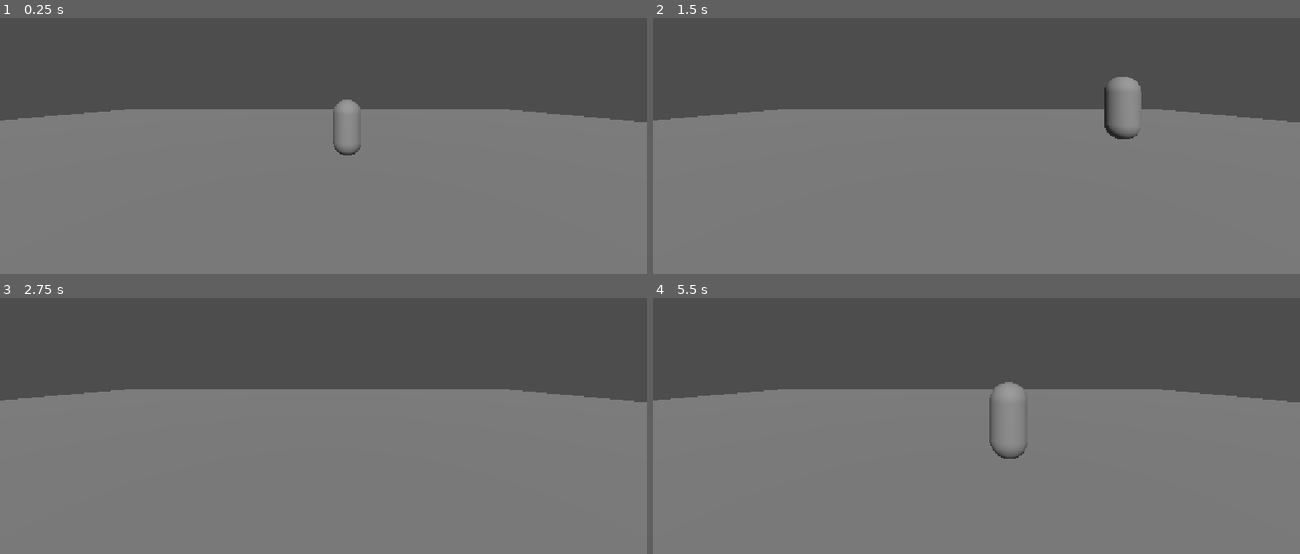
Above: before the commit, frames 1-4 (two rows, left to right).
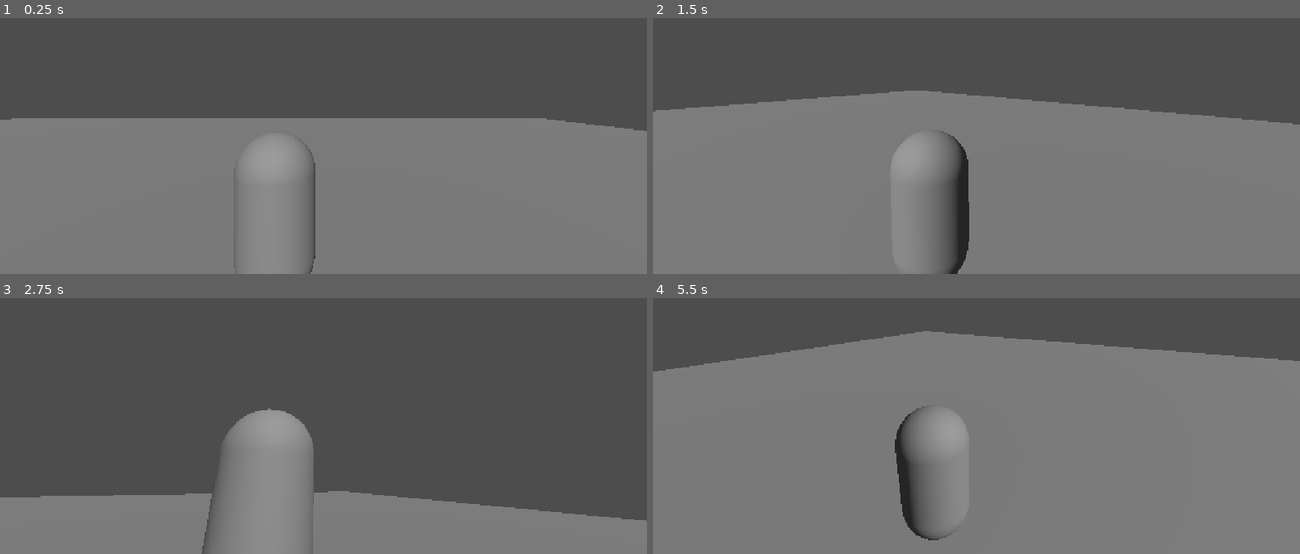
Above: after the commit, the same moments.

Repository: L2D0/3d-runntime-test
Game: Godot game, scene res://world.tscn
The game is run twice, just before and just after one commit, with the same random seed, the same clock (stepped at 60 frames per second) and the same inputs.
Inputs (mouse positions are in pixels of both pictures, inside the frame that each line leads up to):
- Up to frame 1 (0.25 s): no input
- Up to frame 2 (1.5 s): tap Enter at 0.5 s; move the mouse to (1118, 74) at 0.52 s; hold D (move_right) 0.53-1.28 s; tap Space (jump) at 0.77 s; move the mouse to (847, 110) at 1.27 s; hold S (move_back) from 1.28 s (still down)
- Up to frame 3 (2.75 s): tap Space (jump) at 1.52 s; move the mouse to (outside the picture) at 2.02 s; release S (move_back) at 2.03 s; hold D (move_right) from 2.03 s (still down)
- Up to frame 4 (5.5 s): move the mouse to (944, 443) at 2.77 s; release D (move_right) at 2.78 s; hold W (move_forward) 2.78-3.53 s; tap Space (jump) at 3.02, 3.77, 4.52 s; move the mouse to (1170, 426) at 3.52 s; hold A (move_left) 3.53-5.03 s; tap Escape (ui_cancel) at 4.15 s; move the mouse to (782, 318) at 4.27 s; move the mouse to (1008, 372) at 5.02 s; hold S (move_back) from 5.03 s (still down)

The runs differ from the first frame. In frame 1, 4.1% of the frame differs, in the area x 0-100%, y 31-100%; in frame 2, 6.3%; in frame 3, 39%, in the area x 0-100%, y 35-100%; in frame 4, 19%.

Commit message:
0.3
Shoulder camera added

Diff:
--- a/player.gd
+++ b/player.gd
@@ -2,6 +2,23 @@
 
 const SPEED = 5.0
 const JUMP_VELOCITY = 4.5
+const MOUSE_SENSITIVITY = 0.003
+
+@onready var pivot = $CameraPivot
+@onready var spring_arm = $CameraPivot/SpringArm3D
+
+func _ready():
+	Input.mouse_mode = Input.MOUSE_MODE_CAPTURED
+	spring_arm.add_excluded_object(get_rid())
+
+func _unhandled_input(event):
+	if event is InputEventMouseMotion and Input.mouse_mode == Input.MOUSE_MODE_CAPTURED:
+		pivot.rotation.y -= event.relative.x * MOUSE_SENSITIVITY
+		pivot.rotation.x -= event.relative.y * MOUSE_SENSITIVITY
+		pivot.rotation.x = clamp(pivot.rotation.x, deg_to_rad(-70), deg_to_rad(60))
+
+	if event.is_action_pressed("ui_cancel"):
+		Input.mouse_mode = Input.MOUSE_MODE_VISIBLE
 
 func _physics_process(delta):
 	if not is_on_floor():
@@ -11,7 +28,7 @@
 		velocity.y = JUMP_VELOCITY
 
 	var input_dir = Input.get_vector("move_left", "move_right", "move_forward", "move_back")
-	var direction = Vector3(input_dir.x, 0, input_dir.y)
+	var direction = Vector3(input_dir.x, 0, input_dir.y).rotated(Vector3.UP, pivot.rotation.y)
 	velocity.x = direction.x * SPEED
 	velocity.z = direction.z * SPEED
 
--- a/player.tscn
+++ b/player.tscn
@@ -14,3 +14,12 @@
 
 [node name="MeshInstance3D" type="MeshInstance3D" parent="." unique_id=1091058149]
 mesh = SubResource("CapsuleMesh_g4v7s")
+
+[node name="CameraPivot" type="Node3D" parent="." unique_id=1932564801]
+transform = Transform3D(1, 0, 0, 0, 1, 0, 0, 0, 1, 0, 1.5, 0)
+
+[node name="SpringArm3D" type="SpringArm3D" parent="CameraPivot" unique_id=916567558]
+transform = Transform3D(1, 0, 0, 0, 1, 0, 0, 0, 1, 0.6, 0, 0)
+spring_length = 3.0
+
+[node name="XRCamera3D" type="XRCamera3D" parent="CameraPivot/SpringArm3D" unique_id=503493915]
--- a/world.tscn
+++ b/world.tscn
@@ -16,8 +16,5 @@
 [node name="WorldEnvironment" type="WorldEnvironment" parent="." unique_id=909235596]
 environment = SubResource("Environment_g4v7s")
 
-[node name="Camera3D" type="Camera3D" parent="." unique_id=71091035]
-transform = Transform3D(1, 0, 0, 0, 1, 0, 0, 0, 1, 0.8337679, 2.7609882, 6.54055)
-
 [node name="player" parent="." unique_id=1834096749 instance=ExtResource("1_fj7yv")]
-transform = Transform3D(1, 0, 0, 0, 1, 0, 0, 0, 1, 1.6772184, 1.5, -1.9541855)
+transform = Transform3D(1, 0, 0, 0, 1, 0, 0, 0, 1, 3.5816565, 1.5, -4.958496)
